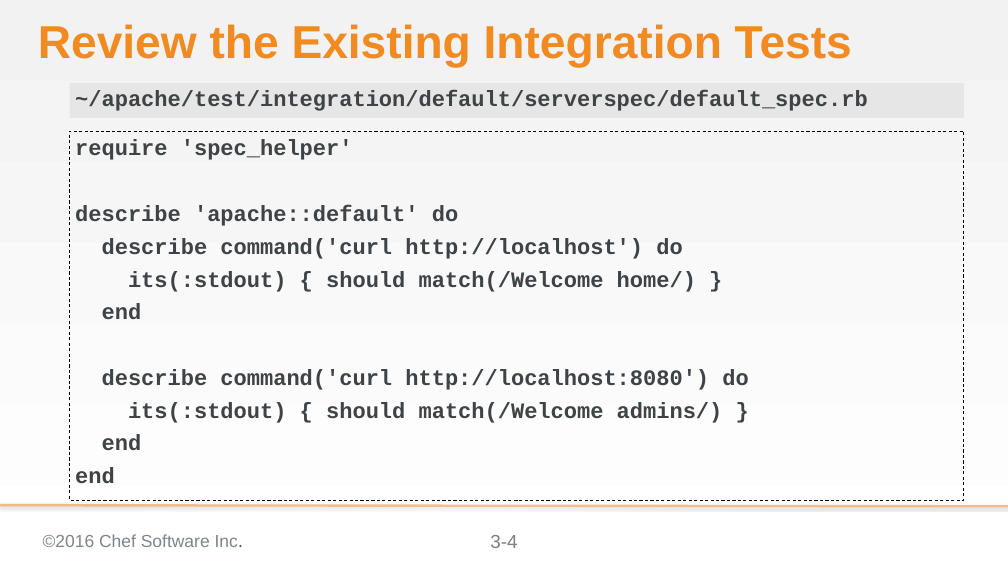
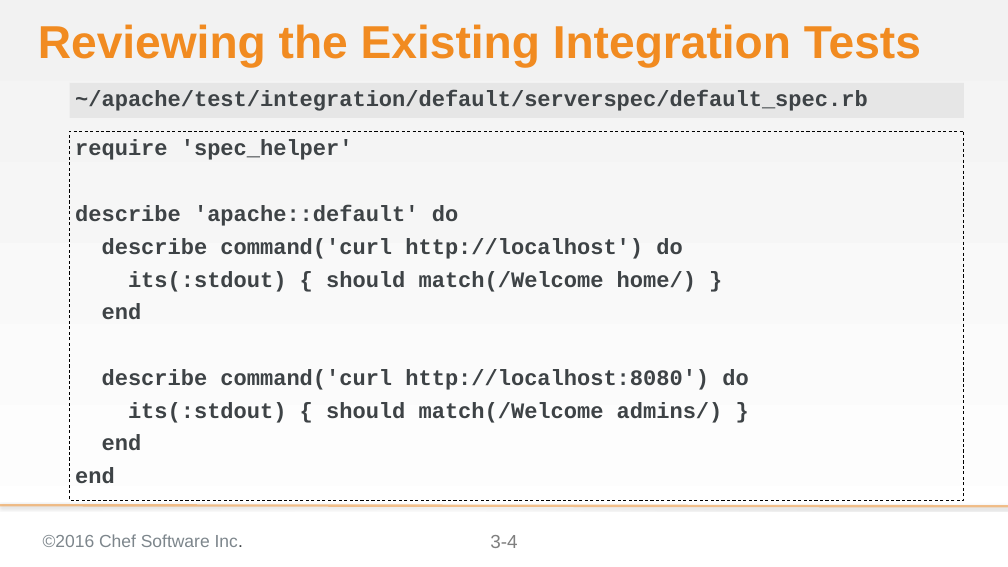
Before and after one commit to chef-training/extending_cookbooks, a slide deck: slide 4 of 03-creating_a_custom_resource-linux.pptx. Drawn at 1008x567 pixels with LibreOffice and Linux fonts; fonts in the diff are those of the drawing; background and template pictures are left out. Boxes give left, top, right and bottom in pixels: in the first picture for what was removed or moved away, otherwise in the second. Text is boxed around its words. In the diff, an @@ line names an element or a change of style, - is before the commit and + after.

Commit message:
Updates to the 03 module to add remaining titles

```diff
--- a/03-creating_a_custom_resource-linux.pptx
+++ b/03-creating_a_custom_resource-linux.pptx
@@ title at (38,24,921,67): text changed @@
-Review the Existing Integration Tests
+Reviewing the Existing Integration Tests
```
Also in this commit, not shown: 43 other slides changed.
